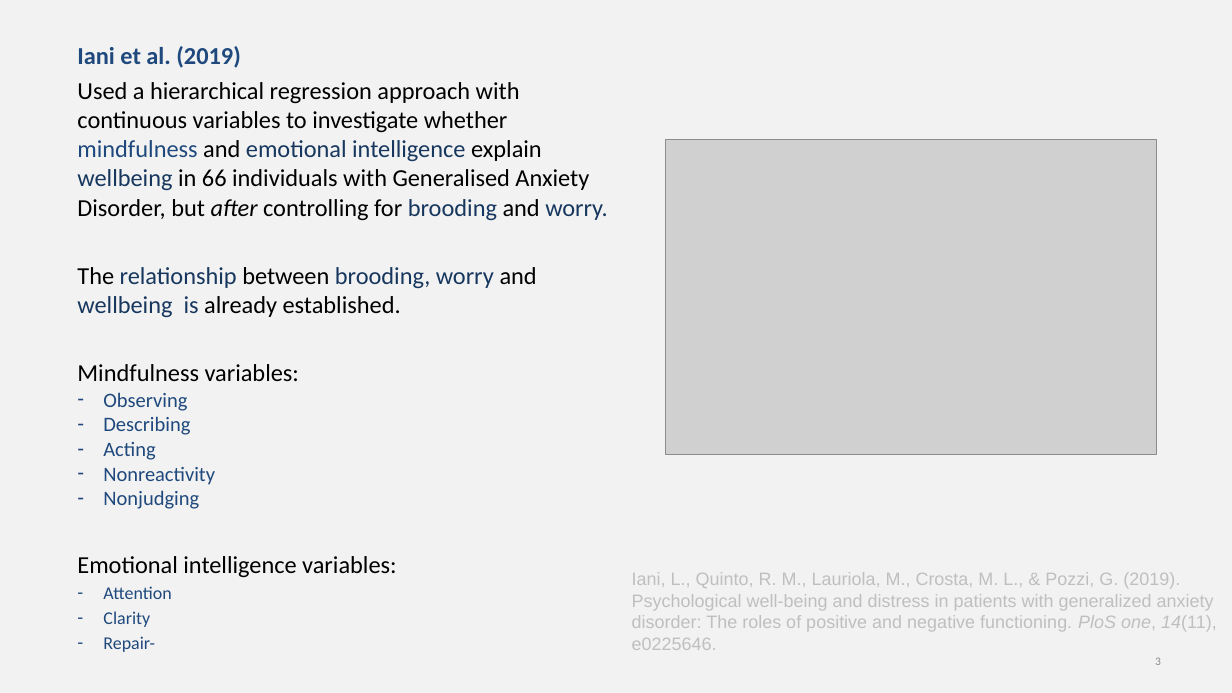
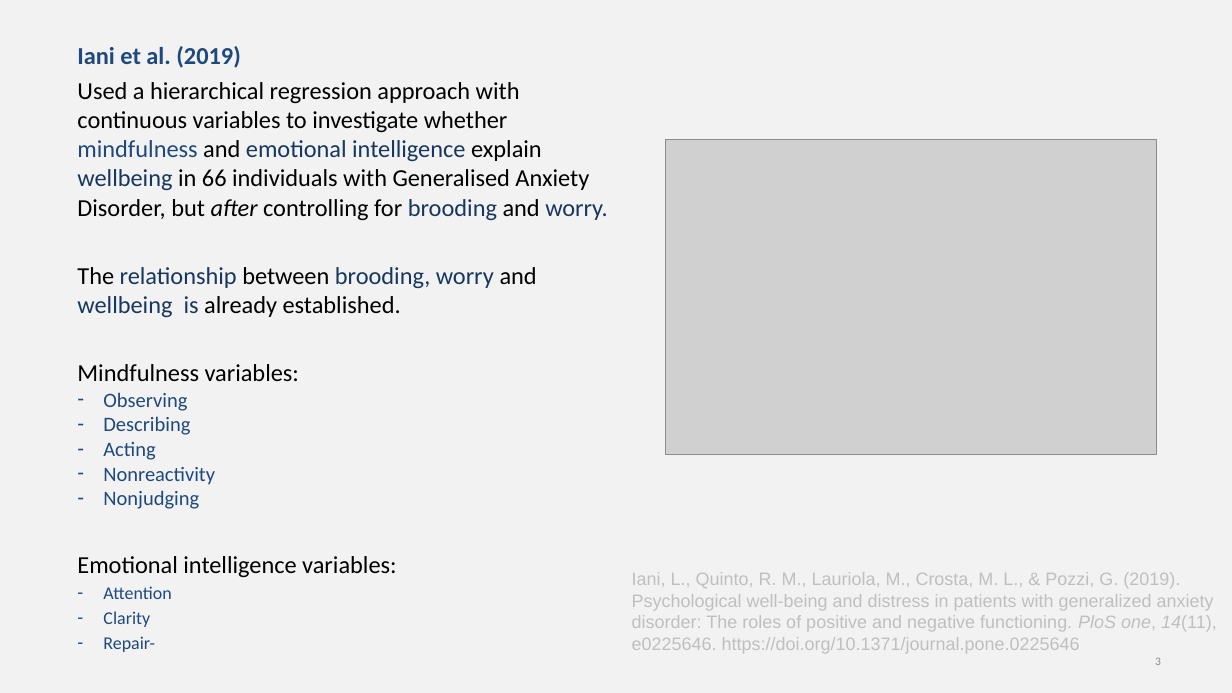
Before and after one commit to chrisjberry/datafluencyCB, a slide deck: slide 3 of docs/slides/PSYC753_L5_MultipleRegression3.pptx. Drawn at 1232x693 pixels with LibreOffice and Linux fonts; fonts in the diff are those of the drawing; grey boxes stand for pictures. Boxes give left, top, right and bottom in pixels: in the first picture for what was removed or moved away, otherwise in the second. Text is boxed around its words. In the diff, an @@ line names an element or a change of style, - is before the commit and + after.

```diff
--- a/docs/slides/PSYC753_L5_MultipleRegression3.pptx
+++ b/docs/slides/PSYC753_L5_MultipleRegression3.pptx
@@ text at (632, 572, 1217, 653): text changed @@
-Iani, L., Quinto, R. M., Lauriola, M., Crosta, M. L., & Pozzi, G. (2019). Psychological well-being and distress in patients with generalized anxiety disorder: The roles of positive and negative functioning. PloS one, 14(11), e0225646.
+Iani, L., Quinto, R. M., Lauriola, M., Crosta, M. L., & Pozzi, G. (2019). Psychological well-being and distress in patients with generalized anxiety disorder: The roles of positive and negative functioning. PloS one, 14(11), e0225646. https://doi.org/10.1371/journal.pone.0225646
```
Also in this commit, not shown: 3 other slides changed.
